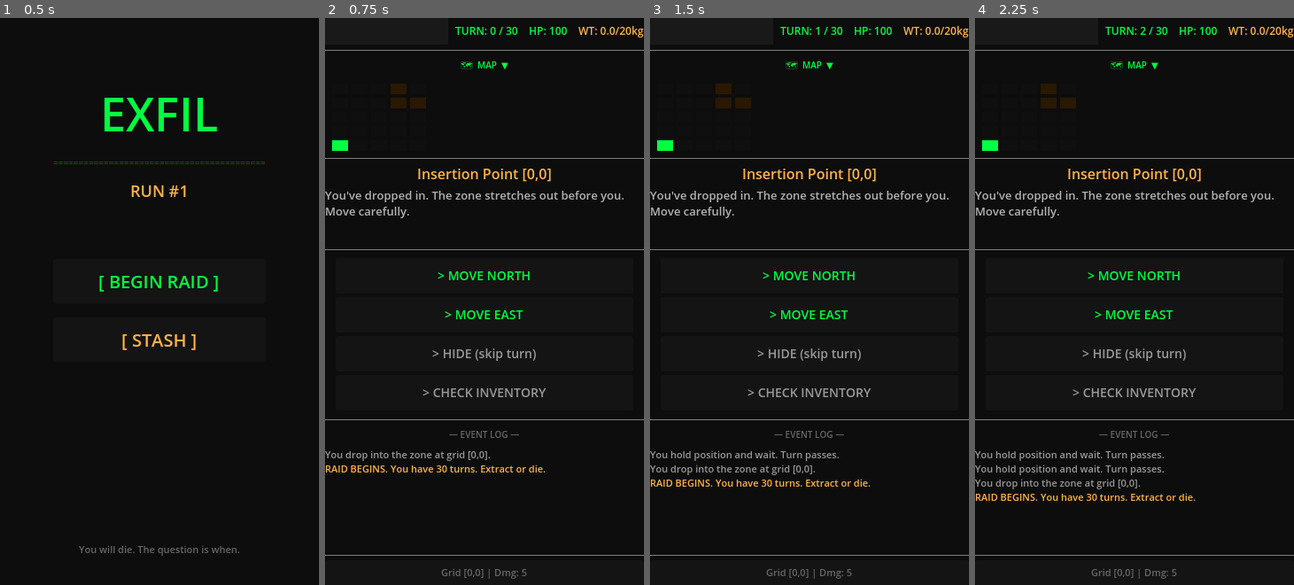
Above: before the commit, frames 1-4 (left to right).
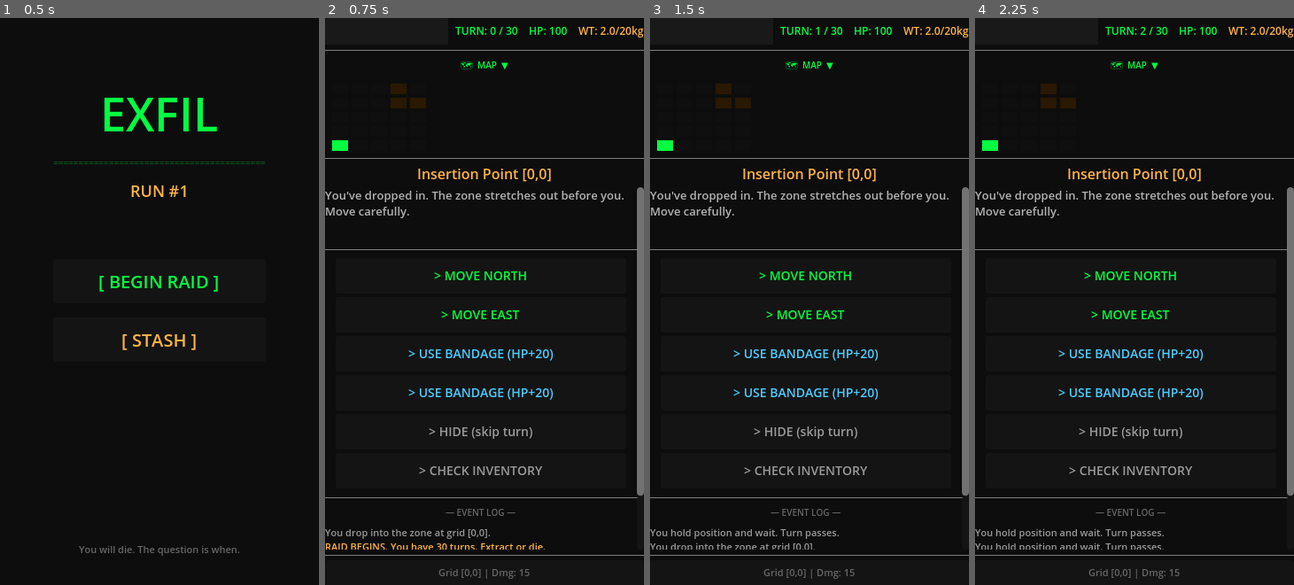
Above: after the commit, the same moments.

Repository: RJDray/Exfil
Game: Godot game, scene res://scenes/MainMenu.tscn
Same seed, same stepped clock (60 frames per second), same inputs: the game is played once before the commit and once after it.
Inputs:
- Up to frame 1 (0.5 s): no input
- Up to frame 2 (0.75 s): click "[ BEGIN RAID ]" at 0.5 s
- Up to frame 3 (1.5 s): click "> HIDE (skip turn)" at 1.25 s
- Up to frame 4 (2.25 s): click "> HIDE (skip turn)" at 2 s

Frame 1 is identical in both runs. In frame 2, 5.2% of the frame differs, in the area x 0-100%, y 1-99%; in frame 3, 5.5%; in frame 4, 5.7%.

Commit message:
fix(raid): flee holds position; tune enemy HP; starter pistol + bandages

Diff:
--- a/scripts/GameData.gd
+++ b/scripts/GameData.gd
@@ -115,6 +115,13 @@
 	death_turn = 0
 	extracted = false
 	run_score = 0
+	# Starting kit — always begin with a sidearm and basic heals
+	var starter_pistol := {"name": "Basic Pistol", "type": "weapon", "damage": 15, "weight": 1.0, "value": 30}
+	var bandage1 := {"name": "Bandage", "type": "med", "heal": 20, "weight": 0.5, "value": 20}
+	var bandage2 := {"name": "Bandage", "type": "med", "heal": 20, "weight": 0.5, "value": 20}
+	add_to_inventory(starter_pistol)
+	add_to_inventory(bandage1)
+	add_to_inventory(bandage2)
 
 
 func start_new_run() -> void:
--- a/scripts/Raid.gd
+++ b/scripts/Raid.gd
@@ -219,8 +219,19 @@
 			tier = "Scav"
 
 		var names: Array = ENEMY_NAMES_BY_TIER[tier]
-		var base_hp := randi_range(20, 40) + GameData.run_count * 5
-		var base_dmg := randi_range(5, 15) + GameData.run_count * 2
+		# HP tuned so a 15-dmg pistol kills in 1-2 shots (Scav), 2 (Armoured), 2-3 (Elite)
+		var base_hp: int
+		var base_dmg: int
+		match tier:
+			"Scav":
+				base_hp = randi_range(10, 18) + GameData.run_count * 3
+				base_dmg = randi_range(5, 10) + GameData.run_count * 2
+			"Armoured":
+				base_hp = randi_range(22, 30) + GameData.run_count * 4
+				base_dmg = randi_range(10, 18) + GameData.run_count * 2
+			_: # Elite
+				base_hp = randi_range(38, 55) + GameData.run_count * 5
+				base_dmg = randi_range(18, 28) + GameData.run_count * 3
 		enemies.append({
 			"name": names[randi() % names.size()],
 			"hp": base_hp,
@@ -656,10 +667,9 @@
 
 func _flee() -> void:
 	if randf() < 0.6:
-		_add_log("[color=#ffb347]You disengage and fall back![/color]")
+		_add_log("[color=#ffb347]You break contact and hold position![/color]")
 		in_combat = false
 		current_enemy = {}
-		GameData.player_pos = previous_pos
 		_advance_turn(2)
 		_update_ui()
 		_show_room()
